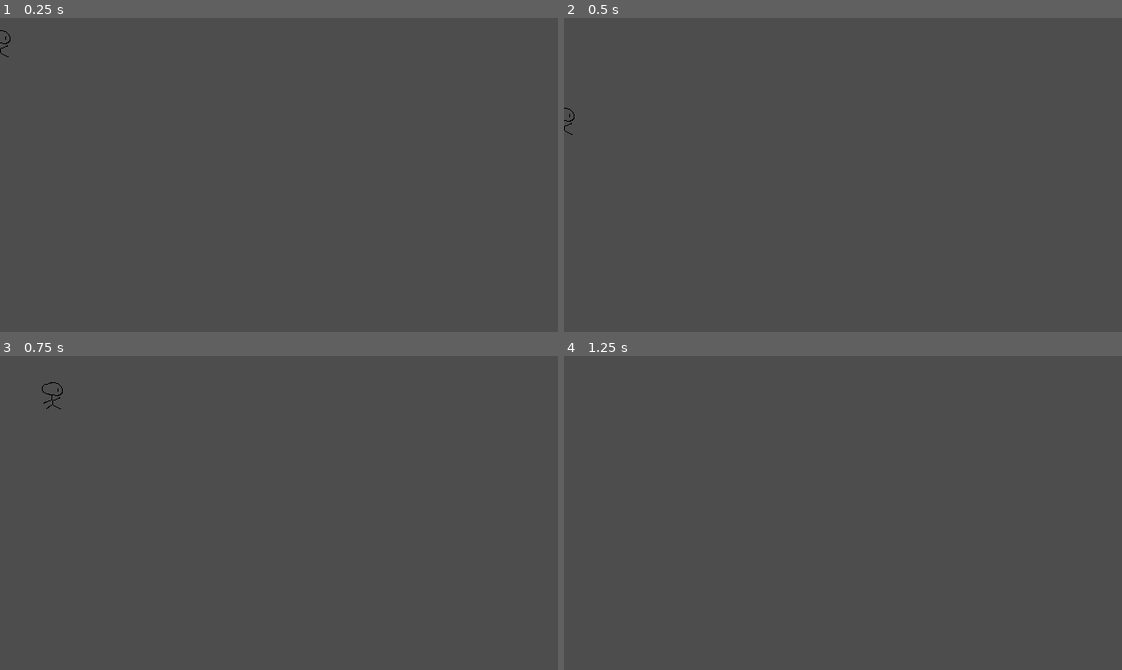
Above: before the commit, frames 1-4 (two rows, left to right).
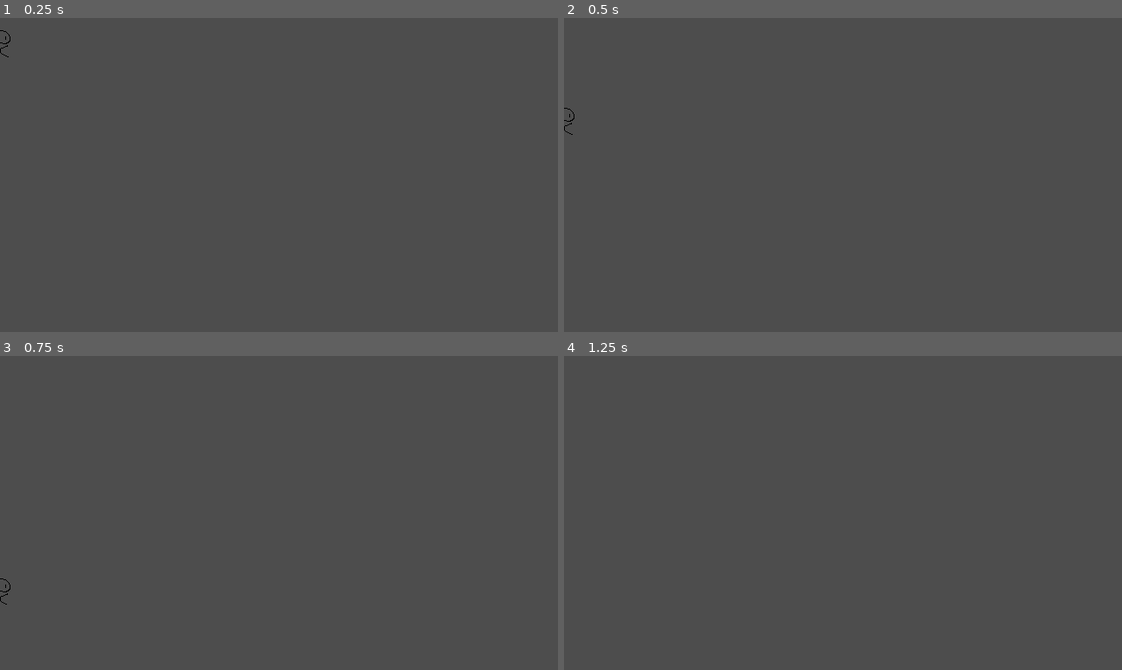
Above: after the commit, the same moments.

Repository: RoboManz/Slopformer
Game: Godot game, scene res://test.tscn
Same seed, same stepped clock (60 frames per second), same inputs: the game is played once before the commit and once after it.
Inputs:
- Up to frame 1 (0.25 s): no input
- Up to frame 2 (0.5 s): no input
- Up to frame 3 (0.75 s): tap Enter (ui_accept) at 0.5, 0.6 s; hold Right (ui_right) from 0.53 s (still down)
- Up to frame 4 (1.25 s): keep holding Right (ui_right); tap Enter (ui_accept) at 0.77, 1.07 s

Frames 1-2 are identical in both runs. In frame 3, less than 0.1% of the frame differs, in the area x 0-12%, y 8-80%; in frame 4, nothing differs.

Commit message:
Basic movement script

Diff:
--- a/player.gd
+++ b/player.gd
@@ -6,20 +6,21 @@
 
 
 func _physics_process(delta: float) -> void:
-	# Add the gravity.
+	var direction = Input.get_axis("left", "right")
+	if direction:
+		velocity.x = SPEED * sign(direction)
+		if(sign(direction) < 0):
+			$AnimatedSprite2D.flip_h = true
+		else:
+			$AnimatedSprite2D.flip_h = false
+		$AnimatedSprite2D.play("Run")
+	else:
+		velocity.x -= 300 * delta * sign(velocity.x)
 
-	# Handle jump.
-	if Input.is_action_just_pressed("ui_accept"):
-		velocity.y = JUMP_VELOCITY
-	else:
-		velocity += get_gravity()*delta
+	velocity += get_gravity() * delta
 
-	# Get the input direction and handle the movement/deceleration.
-	# As good practice, you should replace UI actions with custom gameplay actions.
-	var direction := Input.get_axis("ui_left", "ui_right")
-	if direction:
-		velocity.x = direction * SPEED
-	else:
-		velocity.x = move_toward(velocity.x, 0, SPEED)
+	if(Input.is_action_just_pressed("jump")):
+		$AnimatedSprite2D.play("Jump")
+		velocity.y =  JUMP_VELOCITY
 
 	move_and_slide()
